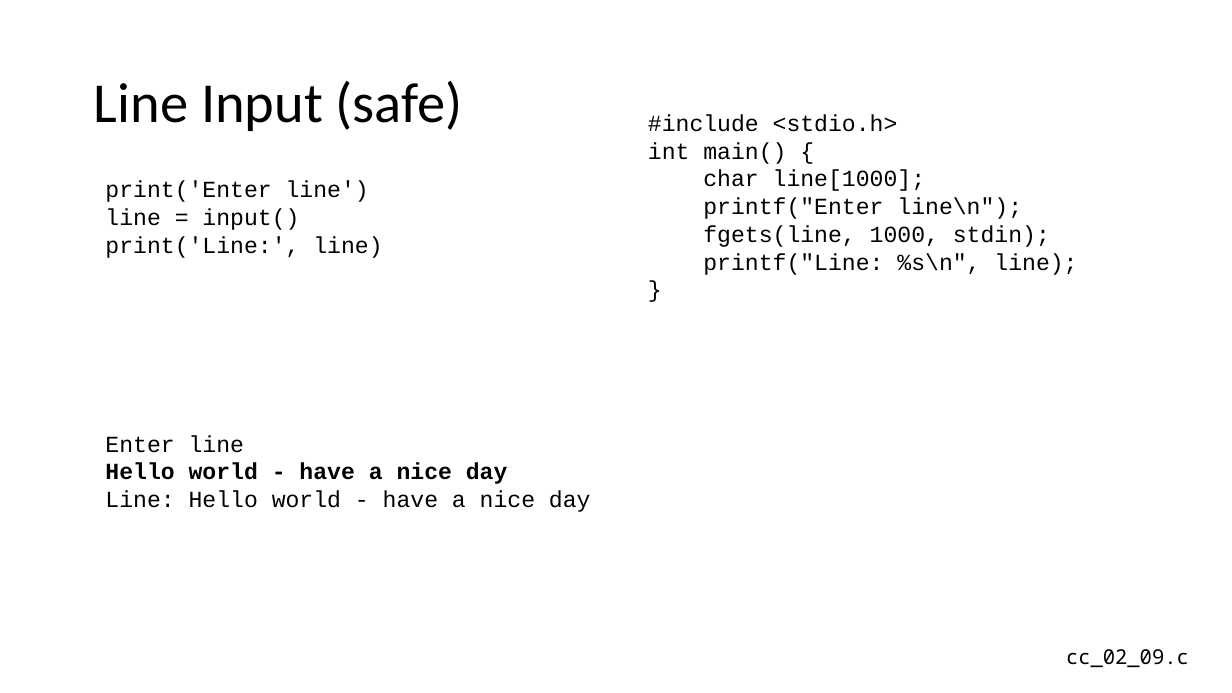
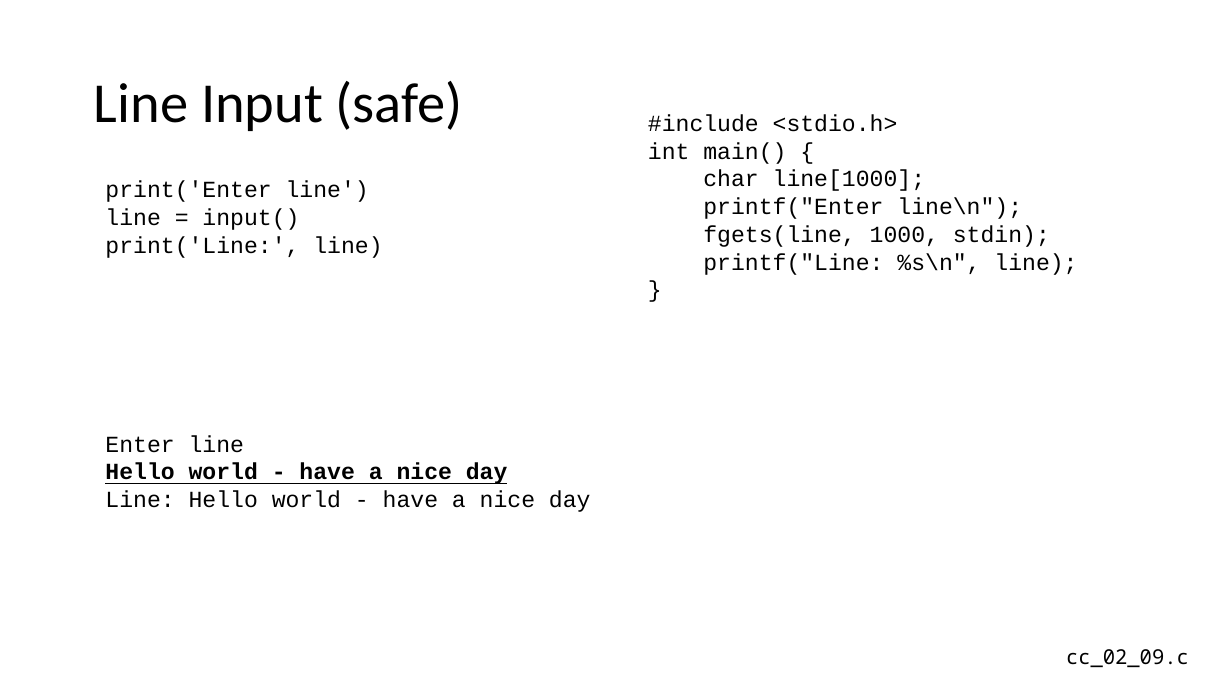
Before and after one commit to csev/cc4e, a slide deck: slide 13 of lectures/CC-02-Python.pptx. Drawn at 1232x693 pixels with LibreOffice and Linux fonts; fonts in the diff are those of the drawing. Boxes give left, top, right and bottom in pixels: in the first picture for what was removed or moved away, otherwise in the second. Text is boxed around its words. In the diff, an @@ line names an element or a change of style, - is before the commit and + after.

```diff
--- a/lectures/CC-02-Python.pptx
+++ b/lectures/CC-02-Python.pptx
@@ text at (x1=105, y1=463, x2=508, y2=484): underline on in "Hello world - have a nice day" @@
```
Also in this commit, not shown: 11 other slides changed.
